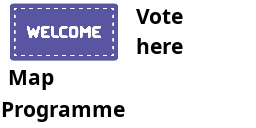
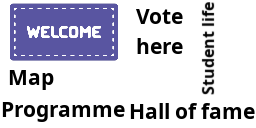
The second (256, 128) image is a revision of the first. Changes to its layers:
added layer "Student life" above "Hall of fame" over (201, 2, 215, 95)
added layer "Hall of fame" above "Auditorium" over (130, 103, 255, 119)